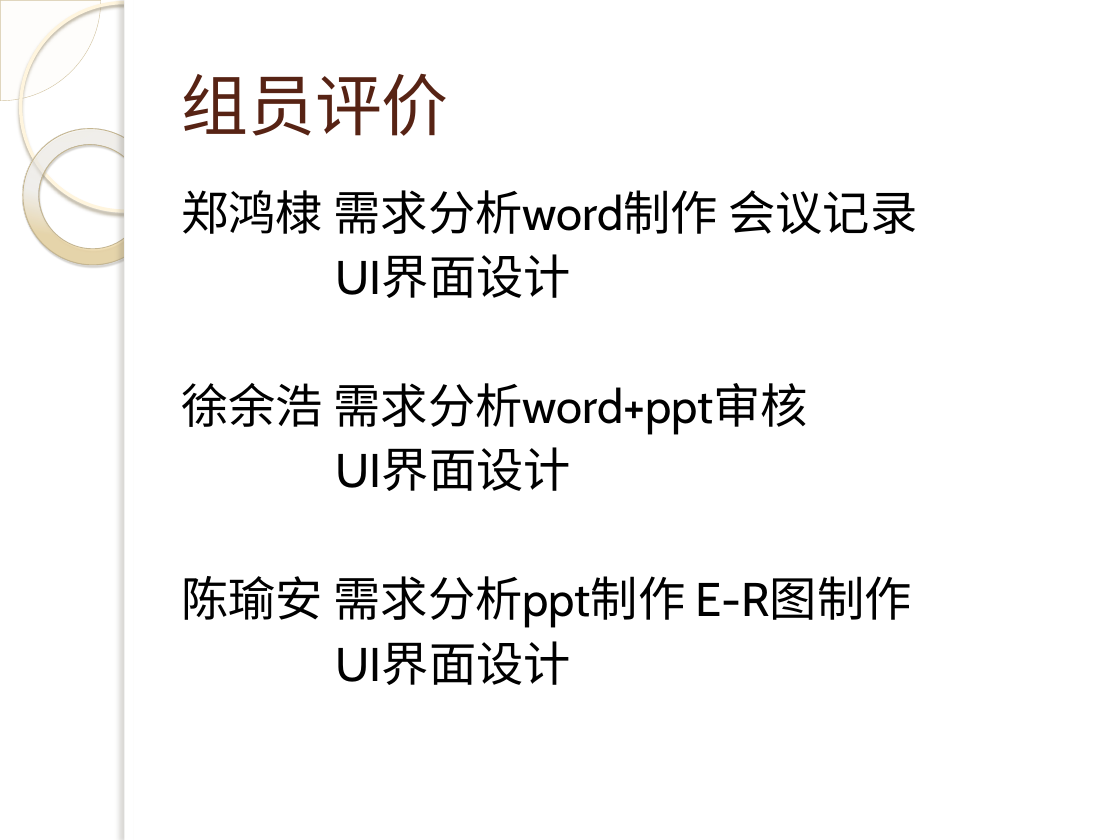
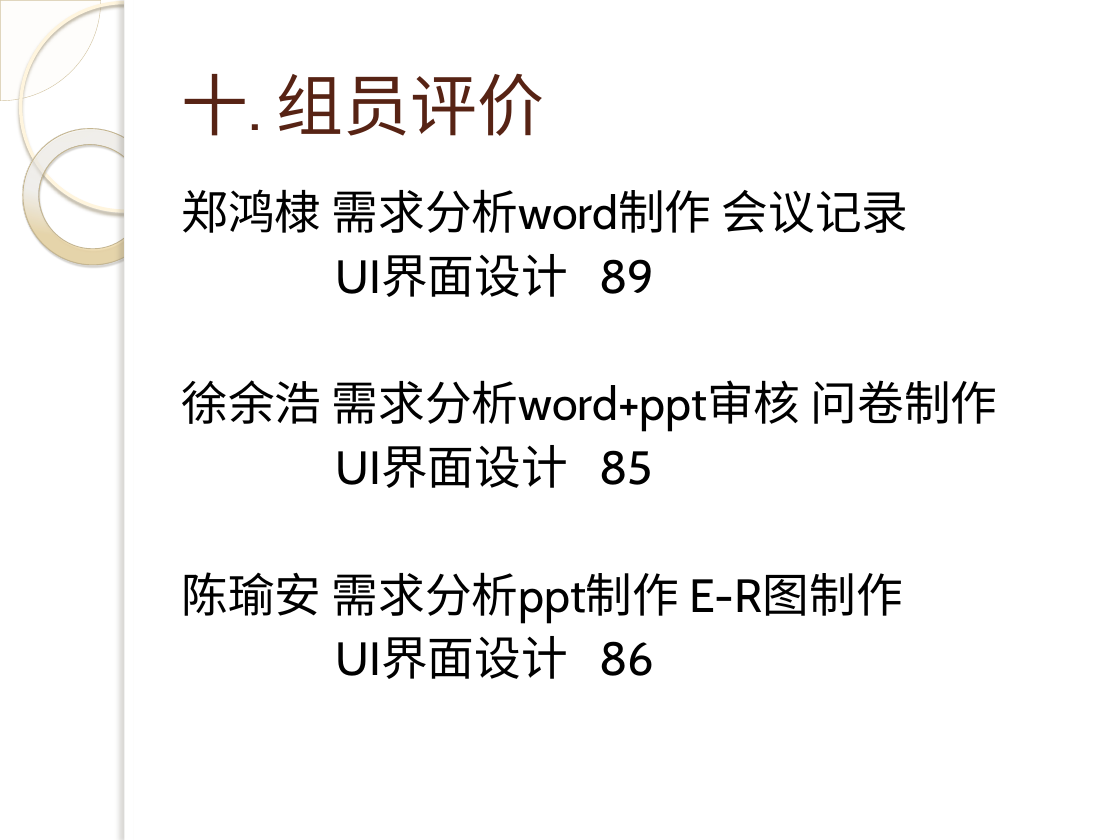
Before and after one commit to 3d-fishing/3D-app, a slide deck: slide 40 of 需求分析.pptx. Drawn at 1120x840 pixels with LibreOffice and Linux fonts; fonts in the diff are those of the drawing; background and template pictures are left out. Boxes give left, top, right and bottom in pixels: in the first picture for what was removed or moved away, otherwise in the second. Text is boxed around its words. In the diff, an @@ line names an element or a change of style, - is before the commit and + after.

```diff
--- a/需求分析.pptx
+++ b/需求分析.pptx
@@ title at [181,73,544,136]: text changed @@
-组员评价
+十. 组员评价
@@ text at [181,189,909,624]: size 30.4 to 30 pt in "郑鸿棣 需求分析word制作 会议记录", "陈瑜安 需求分析ppt制作 E-R图制作" @@
@@ text at [181,254,998,488]: text changed; size 30.4 to 30 pt @@
-          UI界面设计
-徐余浩 需求分析word+ppt审核
-          UI界面设计
+          UI界面设计 89
+徐余浩 需求分析word+ppt审核 问卷制作
+          UI界面设计 85
@@ text at [335,636,654,679]: text changed; size 30.4 to 30 pt @@
-          UI界面设计
+          UI界面设计 86
```
Also in this commit, not shown: 25 other slides changed, 1 slide added, 1 other file.
